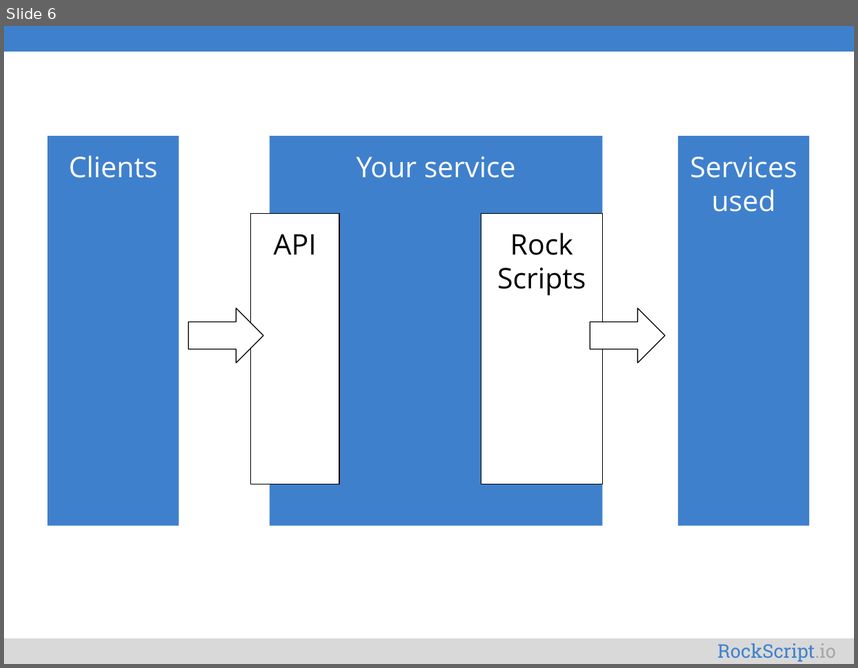
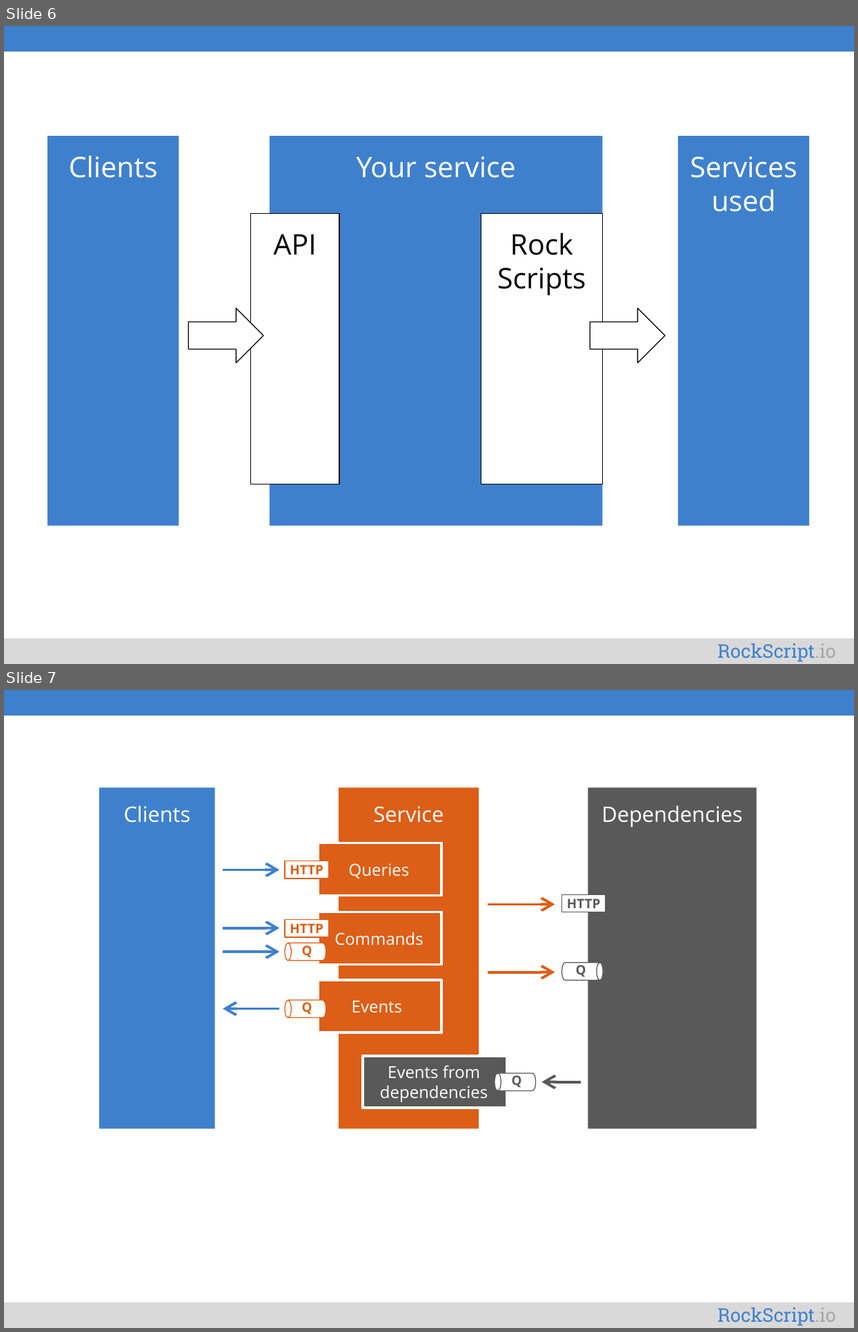
Before and after one commit to rockscript/rockscript, a slide deck: docs/diagrams.pptx. Shown one above the other, each under a label of ours: slide 6 before the commit, slides 6 and 7 after it. The pictures are 858x668 and 858x1332 pixels, drawn with LibreOffice and Linux fonts; fonts in the diff are those of the drawing. Boxes give left, top, right and bottom in pixels: in the first picture for what was removed or moved away, otherwise in the second. Text is boxed around its words. In the diff, an @@ line names an element or a change of style, - is before the commit and + after.

```diff
--- a/docs/diagrams.pptx
+++ b/docs/diagrams.pptx
@@ slide 7 added at [4,690,854,1328], background #FFFFFF; not listed: 3 template elements that a slide beside it also shows @@
@@ rectangle added at [99,788,215,1129], fill #3F80CD, 18 pt, text #FFFFFF @@
+Clients
@@ rectangle added at [339,788,479,1129], fill #DD5E17, 18 pt, text #FFFFFF @@
+Service
@@ rectangle added at [588,788,756,1129], fill #595959, 18 pt, text #FFFFFF @@
+Dependencies
@@ rectangle added at [319,843,441,896], fill #DD5E17, outline #FFFFFF 2.25 pt, 14 pt, text #FFFFFF @@
+Queries
@@ arrow added from (223, 869) to (279, 869), #3F80CD 2.25 pt @@
@@ rectangle added at [285,861,328,879], fill #FFFFFF, outline #DD5E17 0.75 pt, 11 pt, text #DD5E17, bold @@
+HTTP
@@ rectangle added at [562,894,605,912], fill #FFFFFF, outline #595959 0.75 pt, 11 pt, text #595959, bold @@
+HTTP
@@ rectangle added at [319,912,441,965], fill #DD5E17, outline #FFFFFF 2.25 pt, 14 pt, text #FFFFFF @@
+Commands
@@ arrow added from (488, 904) to (555, 904), #DD5E17 2.25 pt @@
@@ arrow added from (223, 928) to (279, 928), #3F80CD 2.25 pt @@
@@ rectangle added at [285,920,328,938], fill #FFFFFF, outline #DD5E17 0.75 pt, 11 pt, text #DD5E17, bold @@
+HTTP
@@ arrow added from (223, 952) to (279, 952), #3F80CD 2.25 pt @@
@@ cylinder added at [285,942,326,960], fill #FFFFFF, outline #DD5E17 0.75 pt, 11 pt, text #DD5E17, bold @@
+Q
@@ arrow added from (488, 972) to (555, 972), #DD5E17 2.25 pt @@
@@ cylinder added at [562,963,603,980], fill #FFFFFF, outline #595959 0.75 pt, 11 pt, text #595959, bold @@
+Q
@@ cylinder added at [285,1000,326,1018], fill #FFFFFF, outline #DD5E17 0.75 pt, 11 pt, text #DD5E17, bold @@
+Q
@@ rectangle added at [319,980,441,1032], fill #DD5E17, outline #FFFFFF 2.25 pt, 14 pt, text #FFFFFF @@
+Events
@@ arrow added from (279, 1009) to (223, 1009), #3F80CD 2.25 pt @@
@@ rectangle added at [363,1056,507,1107], fill #595959, outline #FFFFFF 2.25 pt, 14 pt, text #FFFFFF @@
+Events from dependencies
@@ cylinder added at [495,1073,536,1091], fill #FFFFFF, outline #595959 0.75 pt, 11 pt, text #595959, bold @@
+Q
@@ arrow added from (582, 1082) to (542, 1082), #595959 2.25 pt @@
```
Also in this commit, not shown: 30 other files.
